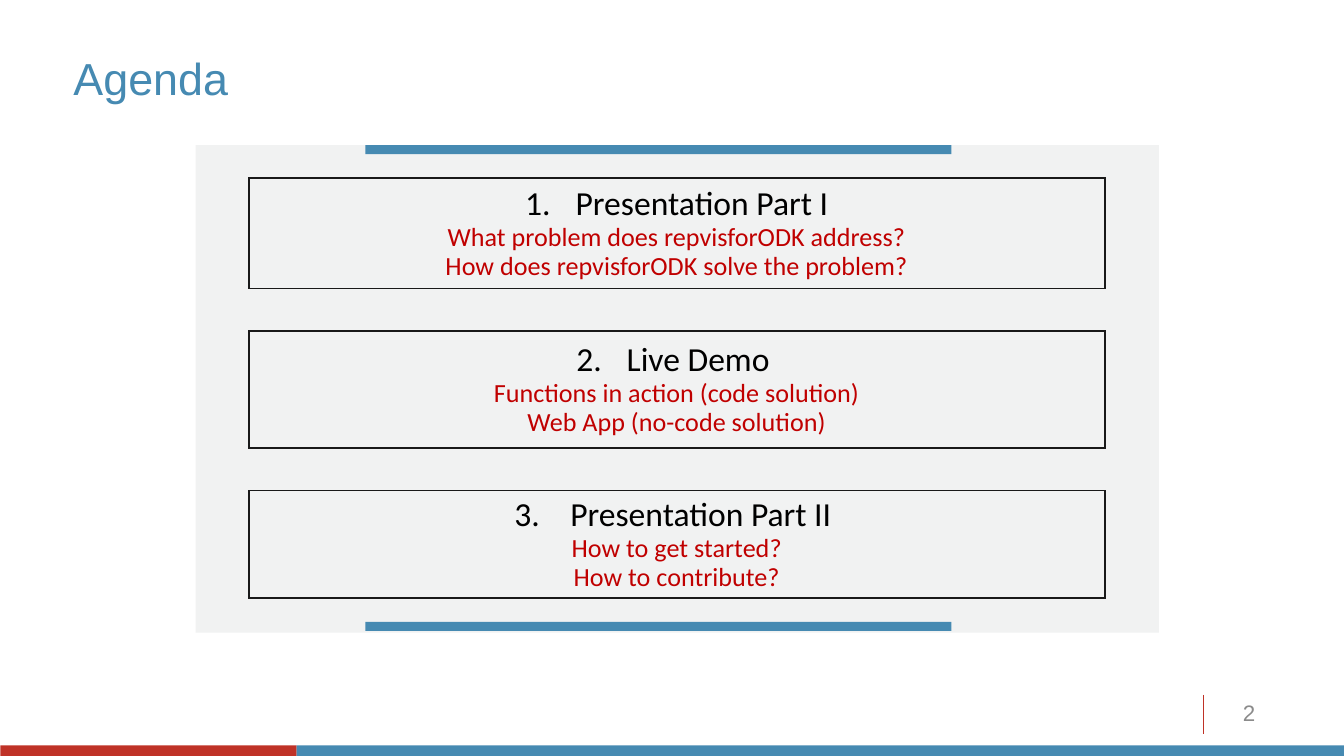
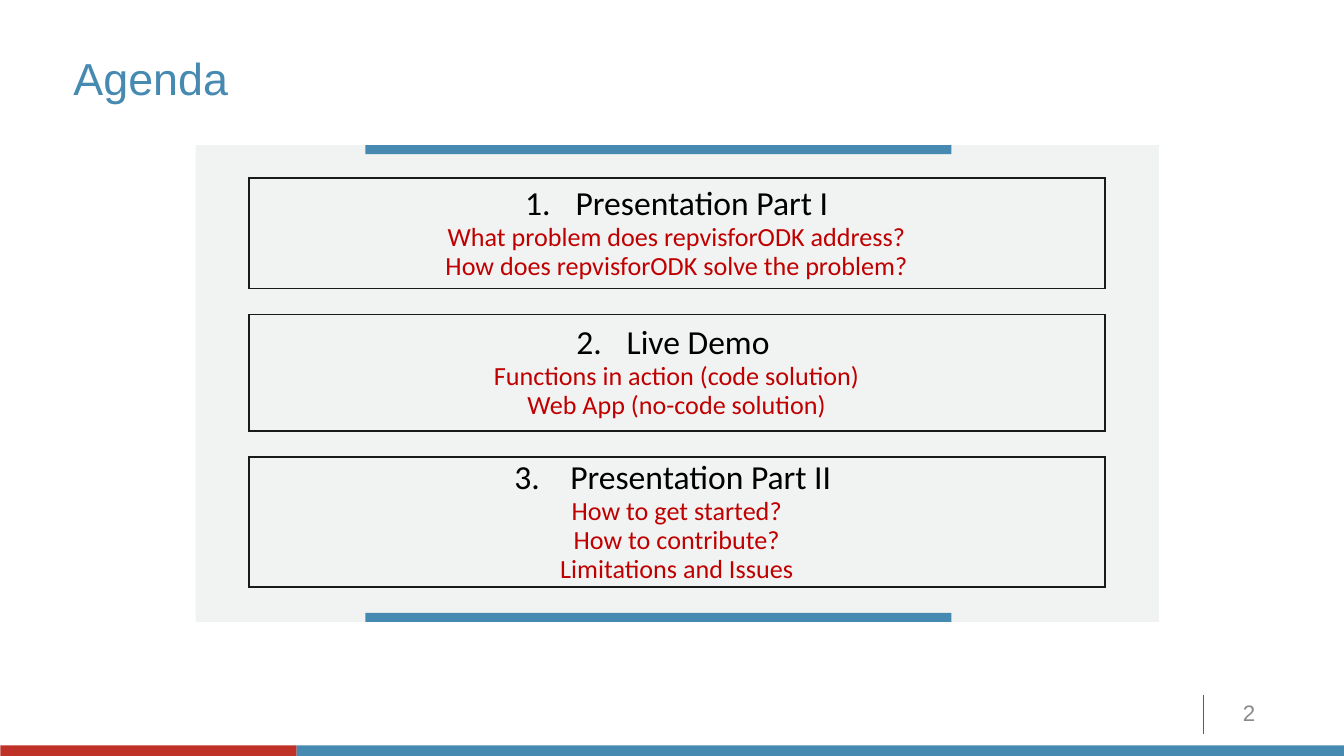
Before and after one commit to SwissTPH/repvisforODK, a slide deck: slide 2 of media/ppt/repvisforODK_demo_event.pptx. Drawn at 1344x756 pixels with LibreOffice and Linux fonts; fonts in the diff are those of the drawing; background and template pictures are left out. Boxes give left, top, right and bottom in pixels: in the first picture for what was removed or moved away, otherwise in the second. Text is boxed around its words. In the diff, an @@ line names an element or a change of style, - is before the commit and + after.

```diff
--- a/media/ppt/repvisforODK_demo_event.pptx
+++ b/media/ppt/repvisforODK_demo_event.pptx
@@ rectangle resized from (x1=196, y1=145, x2=1160, y2=633) to (x1=196, y1=145, x2=1160, y2=622) @@
@@ rectangle "Live Demo" moved from (x1=249, y1=331, x2=1105, y2=448) to (x1=249, y1=314, x2=1105, y2=431) @@
@@ rectangle "3. Presentation Part II" resized from (x1=249, y1=491, x2=1105, y2=598) to (x1=249, y1=457, x2=1105, y2=587) @@
@@ text in rectangle at (x1=560, y1=560, x2=793, y2=579): paragraph added @@
+Limitations and Issues
@@ rectangle moved from (x1=366, y1=622, x2=952, y2=632) to (x1=366, y1=613, x2=952, y2=622) @@
```
Also in this commit, not shown: 1 other slide changed, 1 slide added.
